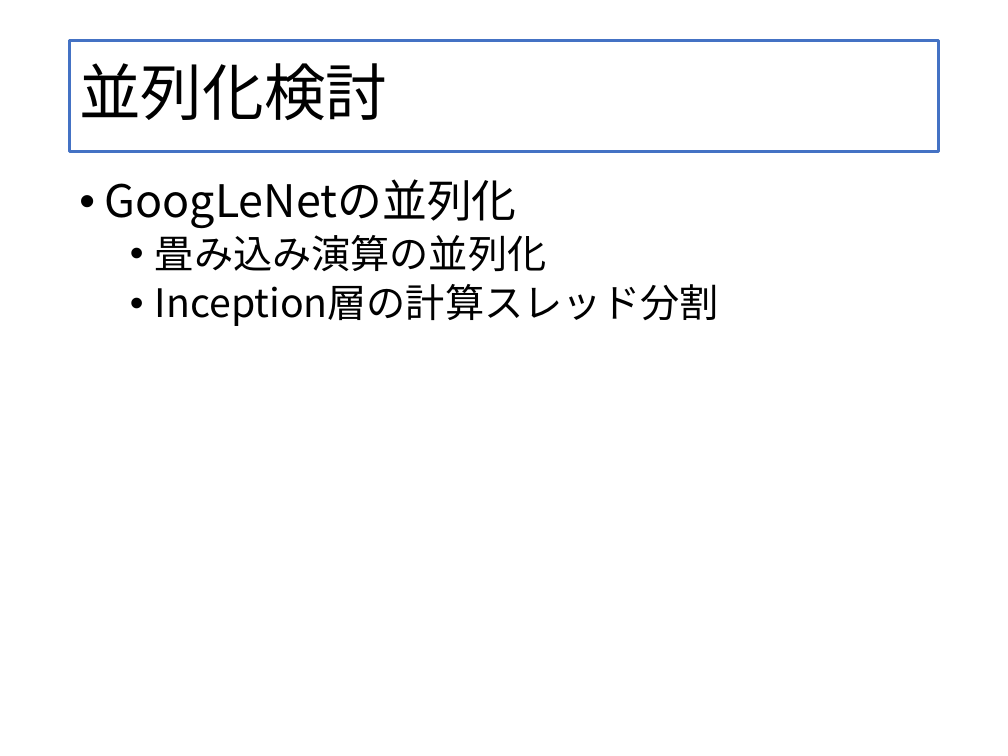
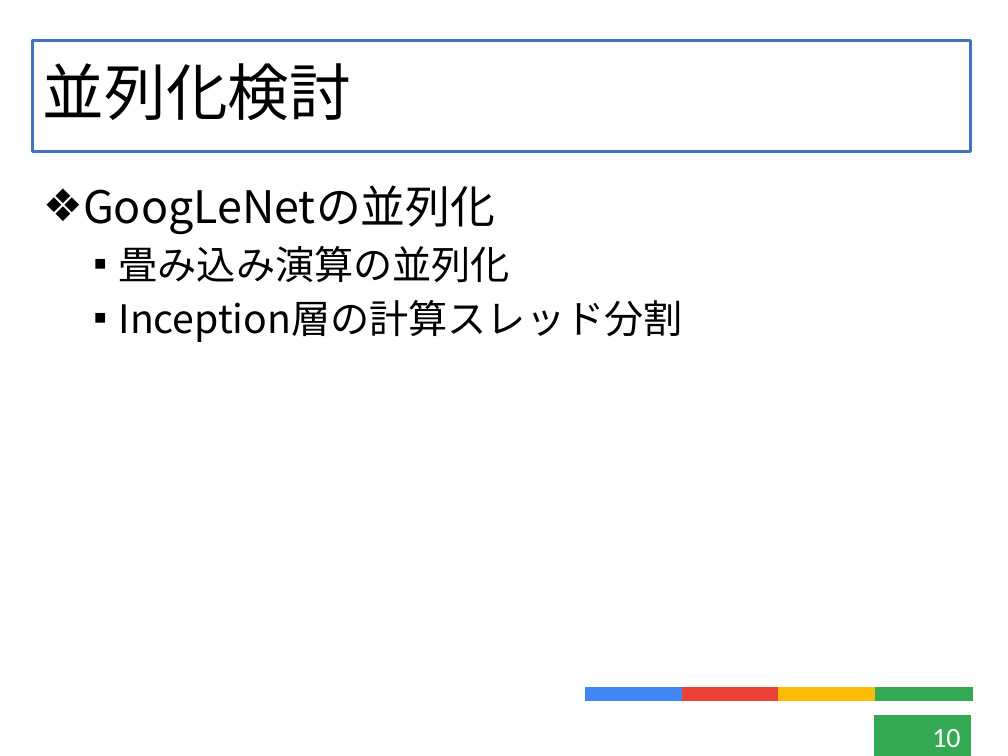
Before and after one commit to kensuke-iizuka/thesis, a slide deck: slide 10 of slide/graduate.pptx (slide 12 before the commit). Drawn at 1008x756 pixels with LibreOffice and Linux fonts; fonts in the diff are those of the drawing. Boxes give left, top, right and bottom in pixels: in the first picture for what was removed or moved away, otherwise in the second. Text is boxed around its words. In the diff, an @@ line names an element or a change of style, - is before the commit and + after.

```diff
--- a/slide/graduate.pptx
+++ b/slide/graduate.pptx
@@ title "並列化検討": place and size @@
-title "並列化検討" at bbox=[70, 40, 938, 151]
+title "並列化検討" at bbox=[33, 40, 972, 151]
@@ text "GoogLeNetの並列化": place and size @@
-text "GoogLeNetの並列化" at bbox=[105, 179, 719, 326]
+text "GoogLeNetの並列化" at bbox=[83, 185, 683, 342]
@@ text "GoogLeNetの並列化" at bbox=[83, 185, 683, 342]: bullet • to ❖; line spacing 0.9 to 1; bullet • to ▪ @@
@@ group added at bbox=[586, 688, 972, 701]: 4 rectangles @@
@@ page number added at bbox=[874, 716, 971, 756], fill #34A853, outline #34A853 0.75 pt, 20 pt, text #FFFFFF @@
+10
```
Also in this commit, not shown: 20 other slides changed, 2 slides added, 1 slide removed, 17 other files.
